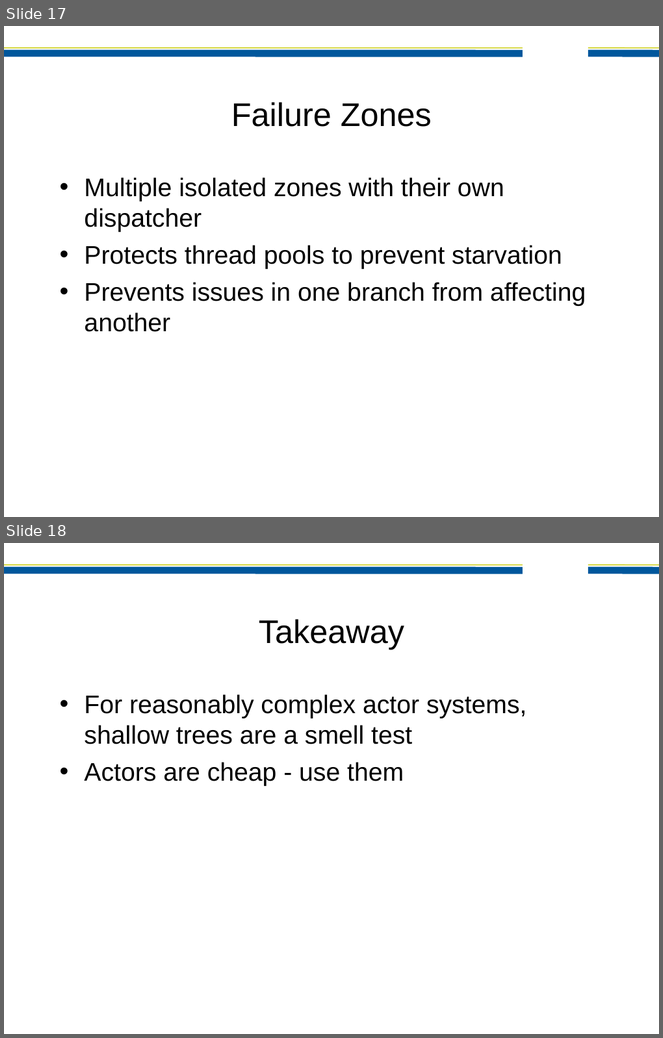
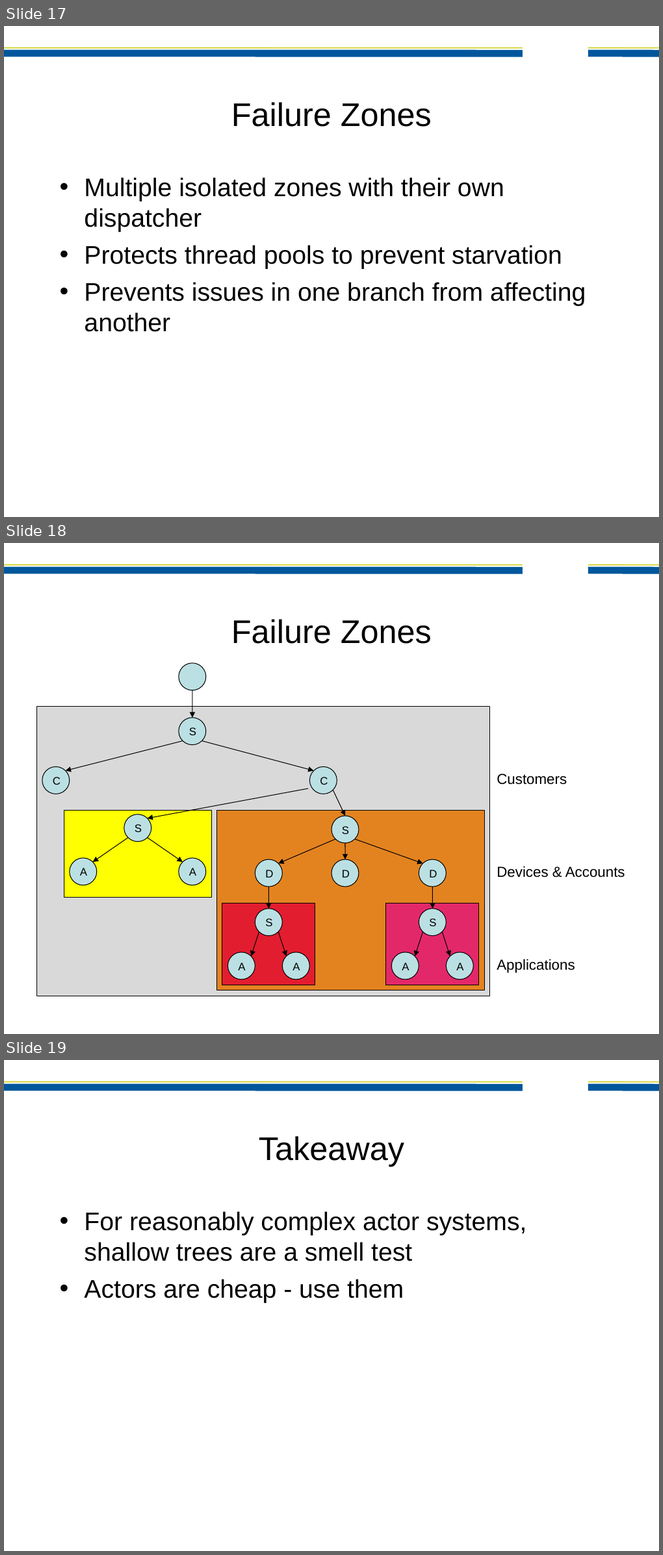
Before and after one commit to jamie-allen/effective_actors, a slide deck: preso/EffectiveActors-JaxConf2012.ppt. Shown one above the other, each under a label of ours: slides 17 and 18 before the commit, slides 17, 18 and 19 after it. The pictures are 663x1038 and 663x1555 pixels, drawn with LibreOffice and Linux fonts; fonts in the diff are those of the drawing; background and template pictures are left out. Boxes give left, top, right and bottom in pixels: in the first picture for what was removed or moved away, otherwise in the second. Text is boxed around its words. In the diff, an @@ line names an element or a change of style, - is before the commit and + after.

```diff
--- a/preso/EffectiveActors-JaxConf2012.ppt
+++ b/preso/EffectiveActors-JaxConf2012.ppt
@@ slide 18 added at (4,543,659,1034), background #FFFFFF; not listed: 4 template elements that a slide beside it also shows @@
@@ title added at (232,619,432,644), 36 pt, text #000000 @@
+Failure Zones
@@ ellipse added at (179,663,206,691), fill #BBE0E3, outline #000000 0.74 pt @@
@@ group added at (42,691,337,795): 3 ellipses, 3 arrows @@
+S
+C
+C
@@ rectangle added at (36,707,490,997), fill #D9D9D9, outline #000000 0.74 pt @@
@@ text added at (497,774,567,785), 16 pt, text #000000 @@
+Customers
@@ group added at (70,789,308,886): 3 arrows, 3 ellipses @@
+A
+S
+A
@@ arrow added from (333, 790) to (345, 816), #000000 0.74 pt @@
@@ rectangle added at (64,810,212,897), fill #FFFF00, outline #000000 0.74 pt @@
@@ rectangle added at (217,810,484,990), fill #E38320, outline #000000 0.74 pt @@
@@ text added at (497,866,625,878), 16 pt, text #000000 @@
+Devices & Accounts
@@ group added at (228,816,474,980): 10 ellipses, 9 arrows @@
+D
+A
+A
+D
+D
+S
+S
+A
+A
+S
@@ rectangle added at (222,903,315,985), fill #E31D30, outline #000000 0.74 pt @@
@@ rectangle added at (386,903,479,985), fill #E3286A, outline #000000 0.74 pt @@
@@ text added at (497,959,575,973), 16 pt, text #000000 @@
+Applications
@@ what was slide 18 is now slide 19 @@
```
Also in this commit, not shown: 11 slides changed, 4 other slides added, 1 other file.
